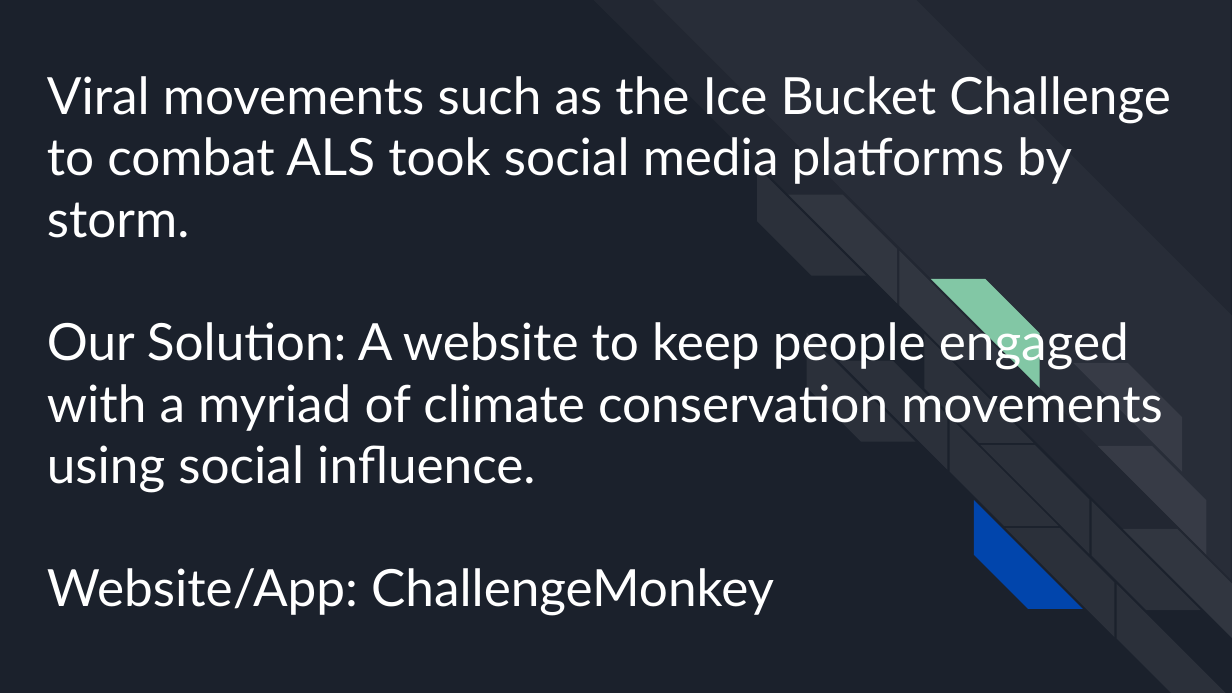
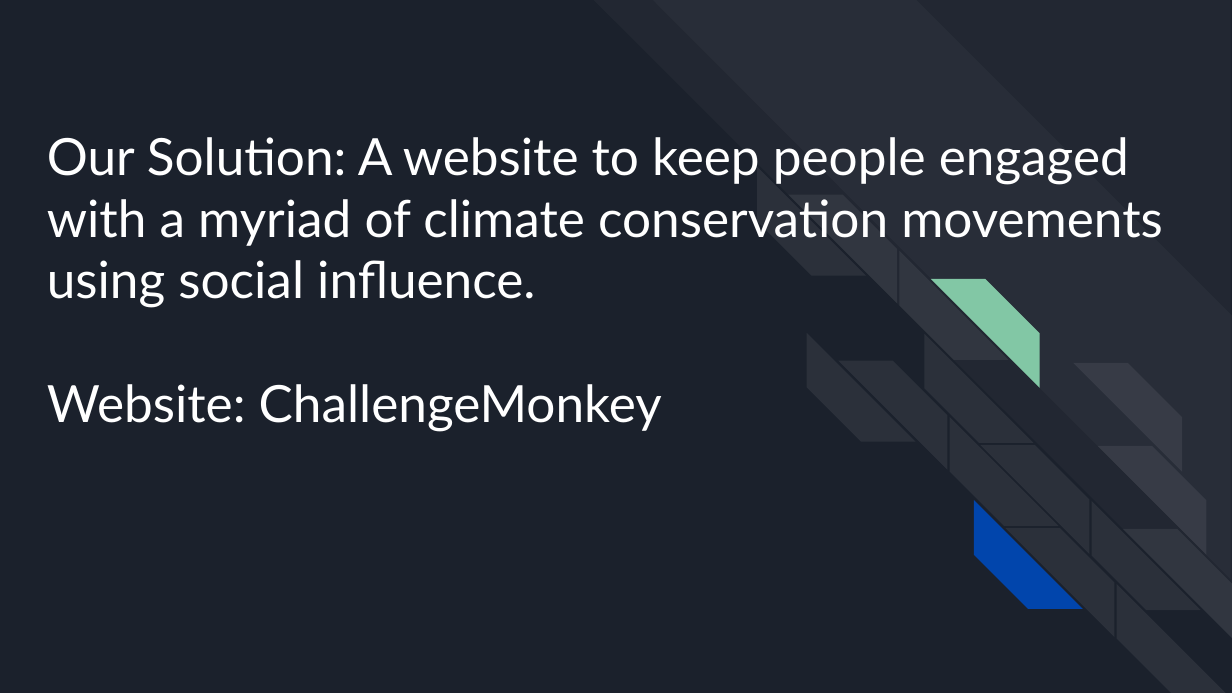
Before and after one commit to jerseycity2018/team-11, a slide deck: slide 6 of Team 11.pptx. Drawn at 1232x693 pixels with LibreOffice and Linux fonts; fonts in the diff are those of the drawing. Boxes give left, top, right and bottom in pixels: in the first picture for what was removed or moved away, otherwise in the second. Text is boxed around its words. In the diff, an @@ line names an element or a change of style, - is before the commit and + after.

Commit message:
update slides

```diff
--- a/Team 11.pptx
+++ b/Team 11.pptx
@@ title at (47,76,1171,238): paragraph removed @@
-Viral movements such as the Ice Bucket Challenge to combat ALS took social media platforms by storm.
@@ title at (47,384,662,432): text changed @@
-Website/App: ChallengeMonkey
+Website: ChallengeMonkey
```
